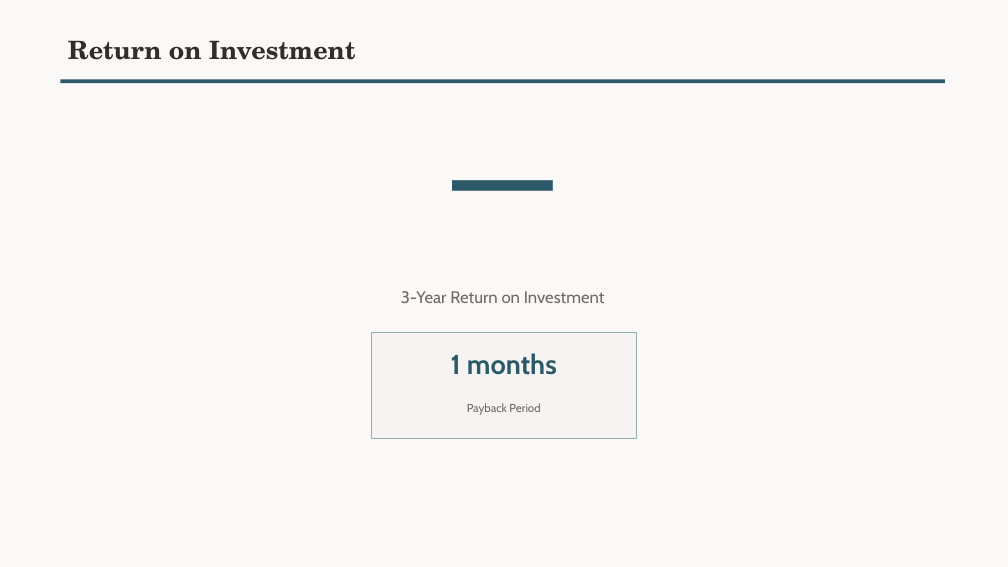
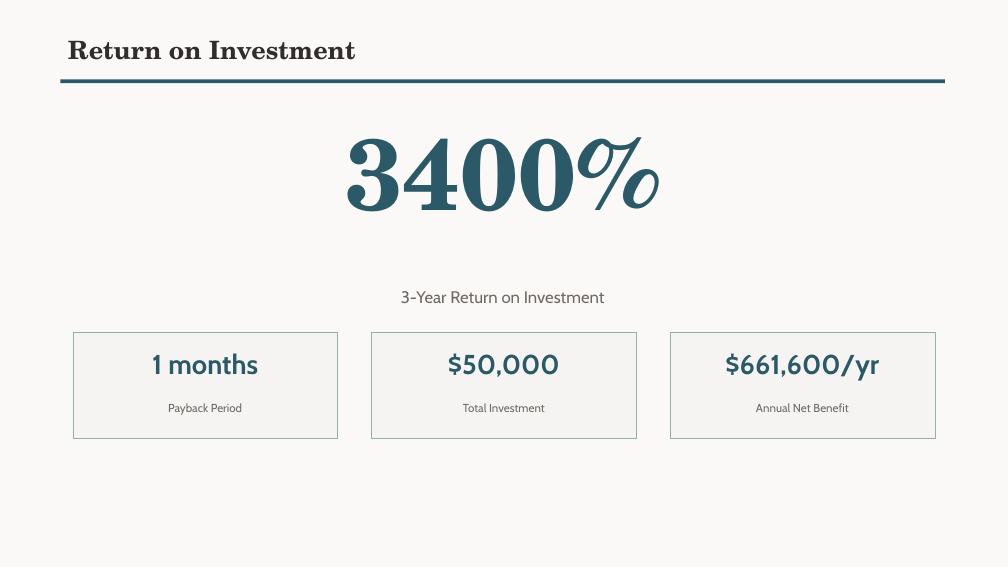
Before and after one commit to Diegoecab/oci-deal-accelerator, a slide deck: slide 5 of examples/output-demo-pharma-mx/opt08-business-case.pptx (slide 4 before the commit). Drawn at 1008x567 pixels with LibreOffice and Linux fonts; fonts in the diff are those of the drawing; background and template pictures are left out. Boxes give left, top, right and bottom in pixels: in the first picture for what was removed or moved away, otherwise in the second. Text is boxed around its words. In the diff, an @@ line names an element or a change of style, - is before the commit and + after.

```diff
--- a/examples/output-demo-pharma-mx/opt08-business-case.pptx
+++ b/examples/output-demo-pharma-mx/opt08-business-case.pptx
@@ text at (345,137,660,212): text changed @@
-—
+3400%
@@ text "1 months": place and size @@
-text "1 months" at (451,353,557,375)
+text "1 months" at (152,353,258,375)
@@ rectangle added at (73,333,337,439), fill #F5F4F2, outline #94AFAF 0.25 pt @@
@@ text added at (448,353,560,377), 26 pt, text #2C5967, bold @@
+$50,000
@@ rectangle added at (671,333,935,439), fill #F5F4F2, outline #94AFAF 0.25 pt @@
@@ text added at (725,353,879,381), 26 pt, text #2C5967, bold @@
+$661,600/yr
@@ text "Payback Period": place and size @@
-text "Payback Period" at (467,403,540,415)
+text "Payback Period" at (168,403,242,415)
@@ text added at (463,403,545,412), 11 pt, text #6F6964 @@
+Total Investment
@@ text added at (756,403,848,412), 11 pt, text #6F6964 @@
+Annual Net Benefit
```
Also in this commit, not shown: 5 other slides changed, 2 slides added, 1 slide removed, 4 other files.
